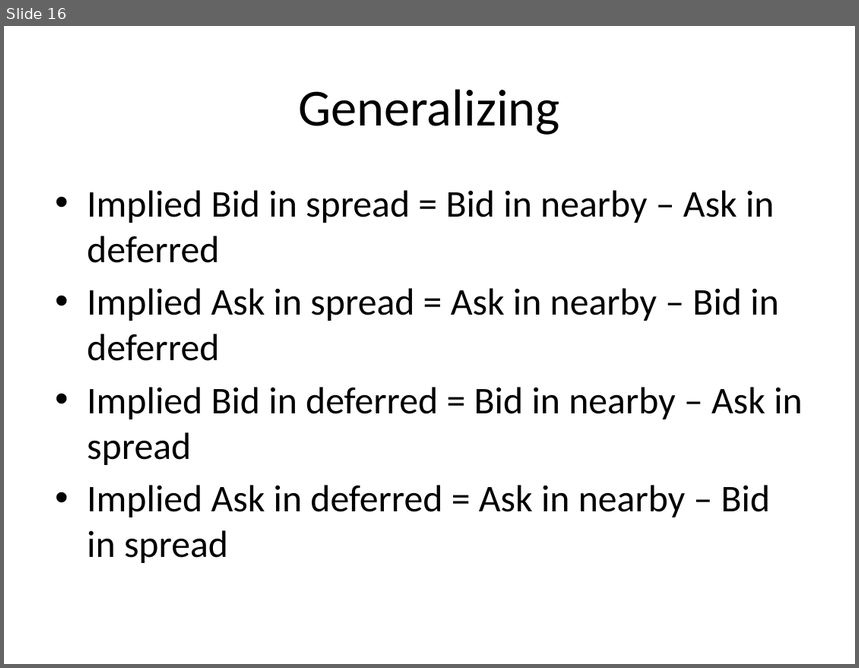
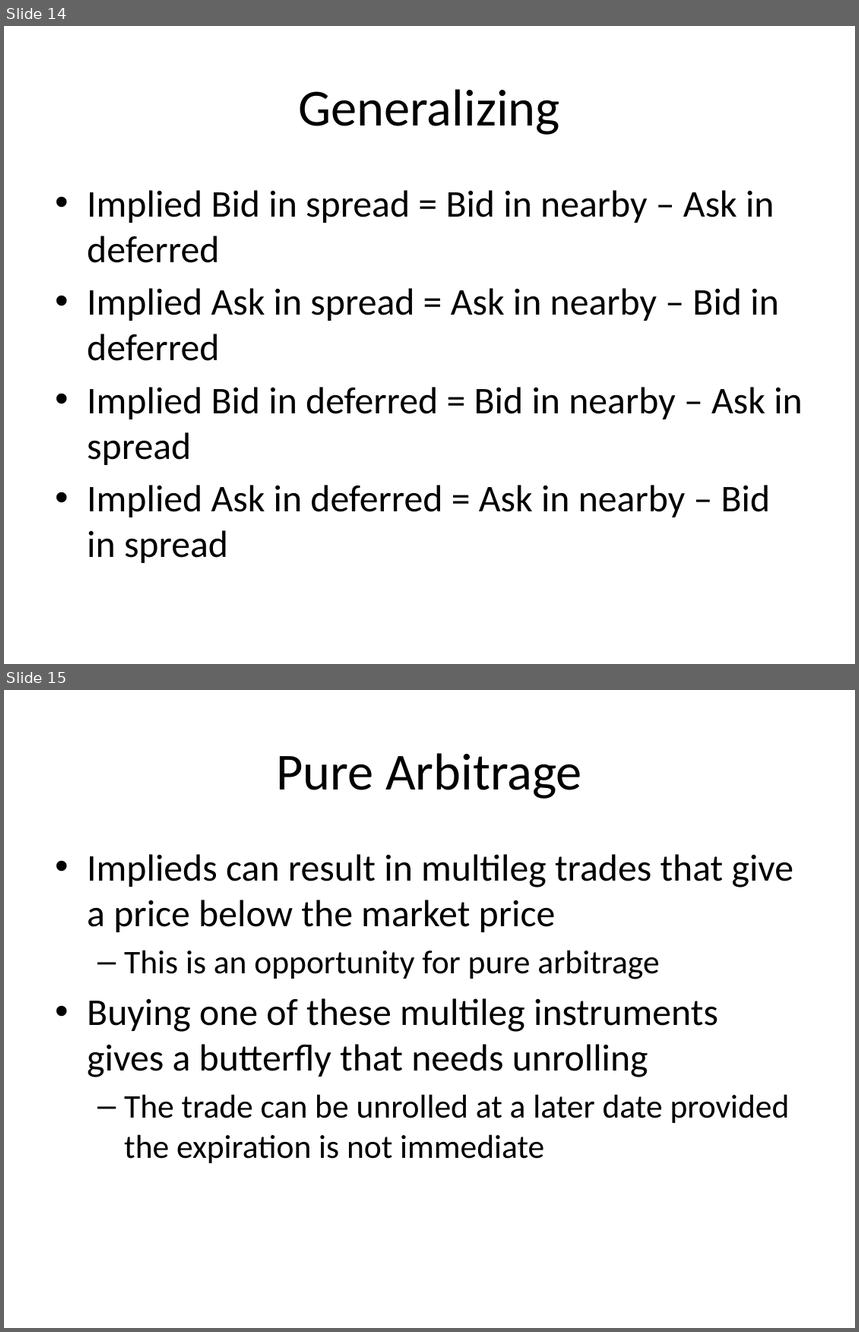
Before and after one commit to benofben/implier, a slide deck: doc/Implier - Background.pptx. Shown one above the other, each under a label of ours: slide 16 before the commit, slides 14 and 15 after it. The pictures are 859x668 and 859x1332 pixels, drawn with LibreOffice and Linux fonts; fonts in the diff are those of the drawing. Boxes give left, top, right and bottom in pixels: in the first picture for what was removed or moved away, otherwise in the second. Text is boxed around its words. In the diff, an @@ line names an element or a change of style, - is before the commit and + after.

```diff
--- a/doc/Implier - Background.pptx
+++ b/doc/Implier - Background.pptx
@@ slide 15 added at bbox=[4, 690, 855, 1328], background #FFFFFF @@
@@ title added at bbox=[276, 753, 582, 799], 44 pt, text #000000 @@
+Pure Arbitrage
@@ text added at bbox=[87, 854, 794, 1163], 32 pt, text #000000 @@
+• Implieds can result in multileg trades that give a price below the market price
+  – This is an opportunity for pure arbitrage
+• Buying one of these multileg instruments gives a butterfly that needs unrolling
+  – The trade can be unrolled at a later date provided the expiration is not immediate
@@ what was slide 16 is now slide 14 @@
```
Also in this commit, not shown: 1 other slide added, 9 slides removed, 11 other files.
